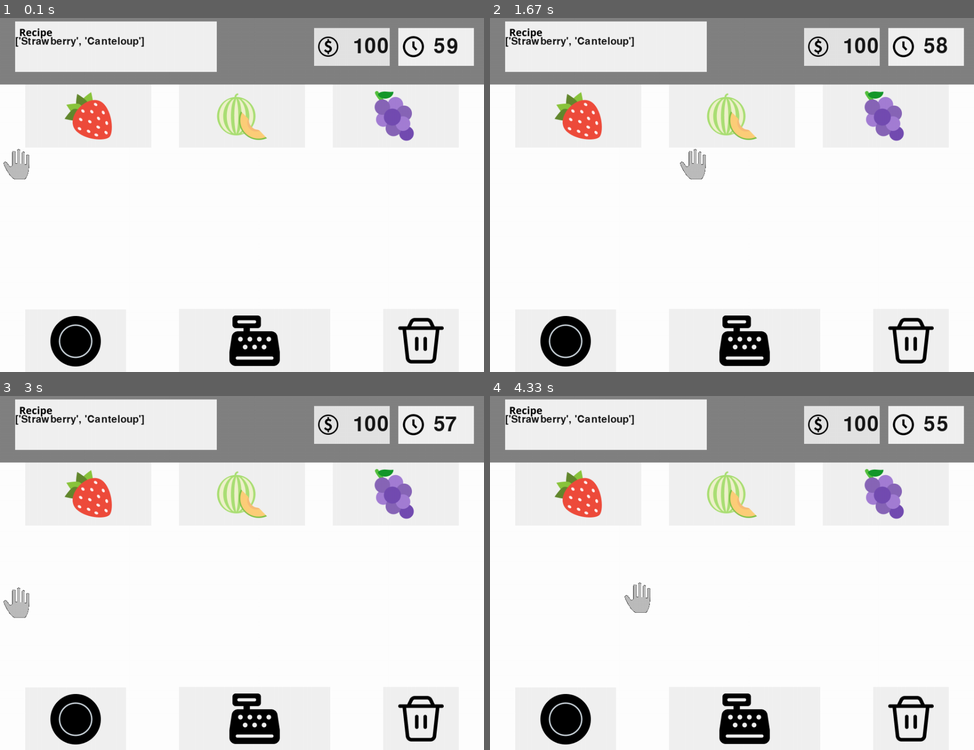
Above: before the commit, frames 1-4 (two rows, left to right).
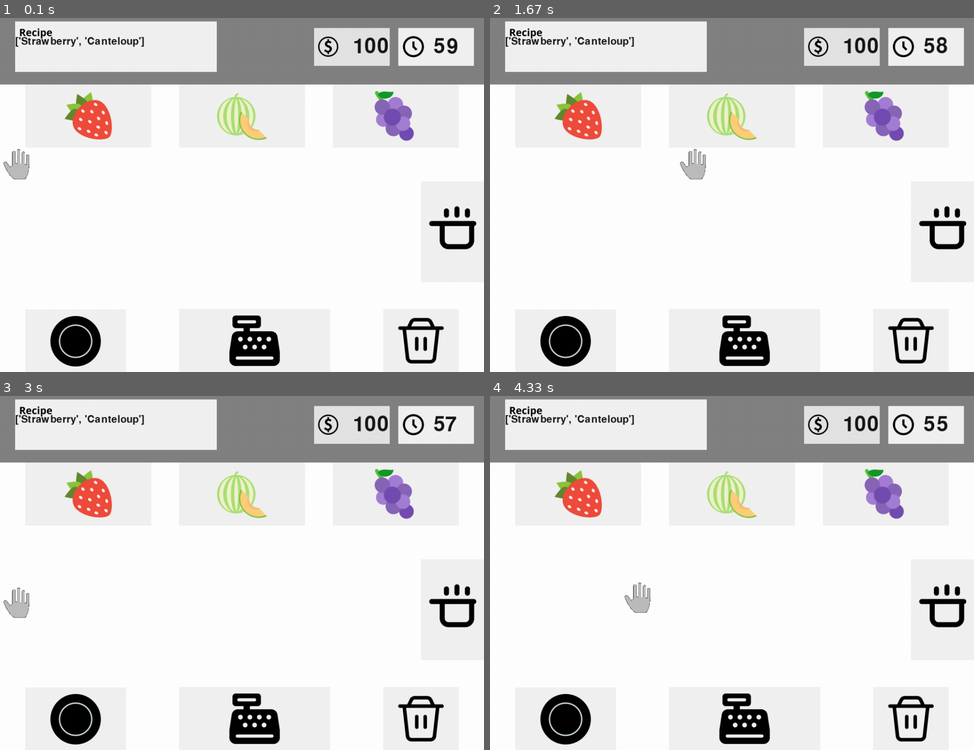
Above: after the commit, the same moments.

Repository: olincollege/overcooked
Game: pygame game, started from pygame_main.py
The game is run twice, just before and just after one commit, with the same random seed, the same clock (stepped at 60 frames per second) and the same inputs.
Inputs:
- Up to frame 1 (0.1 s): no input
- Up to frame 2 (1.67 s): hold Right 0.33-0.8 s; hold Up 0.83-1.13 s; hold Right 1.17-1.63 s
- Up to frame 3 (3 s): hold Left 1.67-2.2 s; hold Down 2.23-2.53 s; hold Left 2.57-2.97 s
- Up to frame 4 (4.33 s): hold Up 3-3.37 s; hold Right 3.4-4.03 s; hold Down from 4.07 s (still down)

The runs differ from the first frame. In frame 1, 0.5% of the frame differs, in the area x 88-99%, y 53-66%; in frame 2, 0.5%; in frame 3, 0.5%; in frame 4, 0.5%.

Commit message:
added new hero, pop, and stage images

Diff:
--- /dev/null
+++ b/controller.py
@@ -0,0 +1,20 @@
+import pygame
+
+class ControllerCook(ModelCook):
+
+    def __init__():
+        pass
+
+    def control(self, x_coord, y_coord):
+        """
+        control player movement
+        """
+        self.move[0] += x_coord
+        self.move[1] += y_coord
+
+    def update(self):
+        """
+        Update sprite position
+        """
+        self.rect.x = self.rect.x + self.move[0]
+        self.rect.y = self.rect.y + self.move[1]
--- a/model.py
+++ b/model.py
@@ -12,7 +12,8 @@
         self._geld = 100
         self._isplate = False
         self._plate = [False, False, False]
-        self._player_coord = [0,0]
+        self._player_coord = [0,275]
+        self._STEP = 10  # how many pixels to move
 
 
     def random_recipe(self):
--- a/view.py
+++ b/view.py
@@ -60,8 +60,15 @@
         text = font.render(str(amount), 1, self.BLACK)  # Create the text
         world.blit(text, self.money_coord)
 
-    def change_player_appearance(self, color_num):
+    # def change_player_appearance(self, color_num):
+    #     """
+    #     Change sprite color.
+    #     """
+    #     self.image = self.images[color_num]
+
+    def draw_player(self, player_appearance):
         """
-        Change sprite color.
+        Draw the player.
         """
-        self.image = self.images[color_num]
+        self.image = self.images[player_appearance]
+        self.rect = self.image.get_rect()
Binary file added: images/hero10.png
Binary file added: images/hero11.png
Binary file added: images/hero12.png
Binary file added: images/hero13.png
Binary file added: images/hero14.png
Binary file added: images/hero15.png
Binary file added: images/hero16.png
Binary file added: images/pop4.png
Binary file added: images/pop5.png
Binary file changed: images/stage.png
